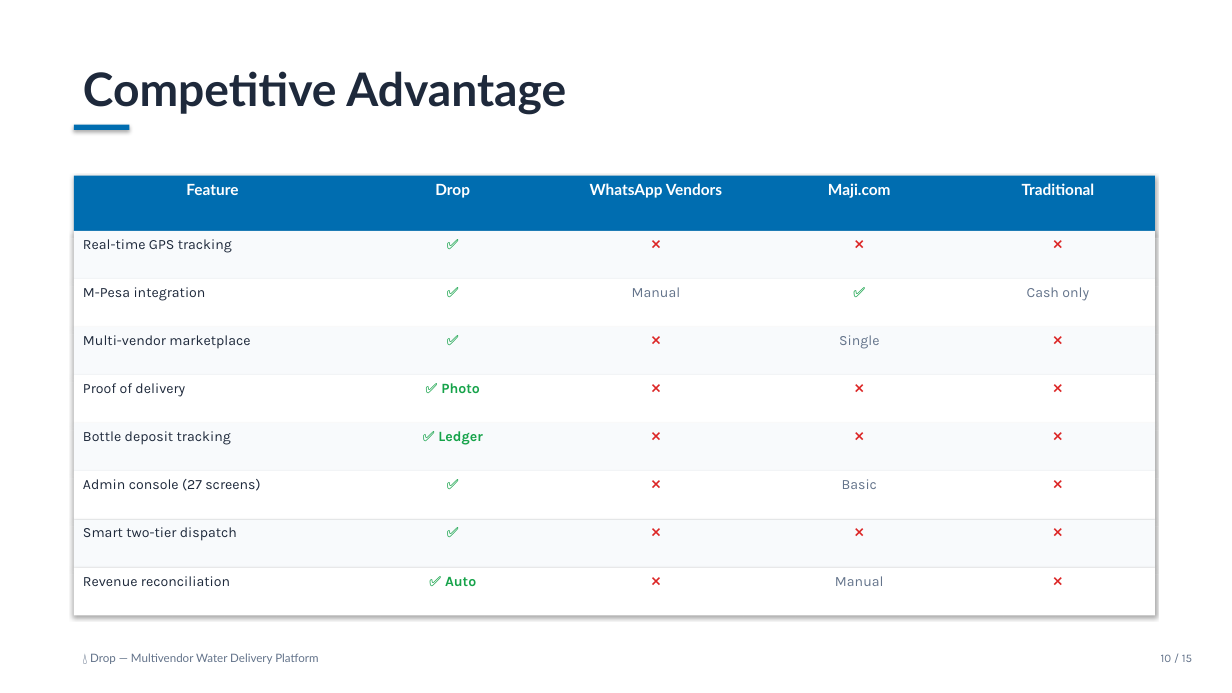
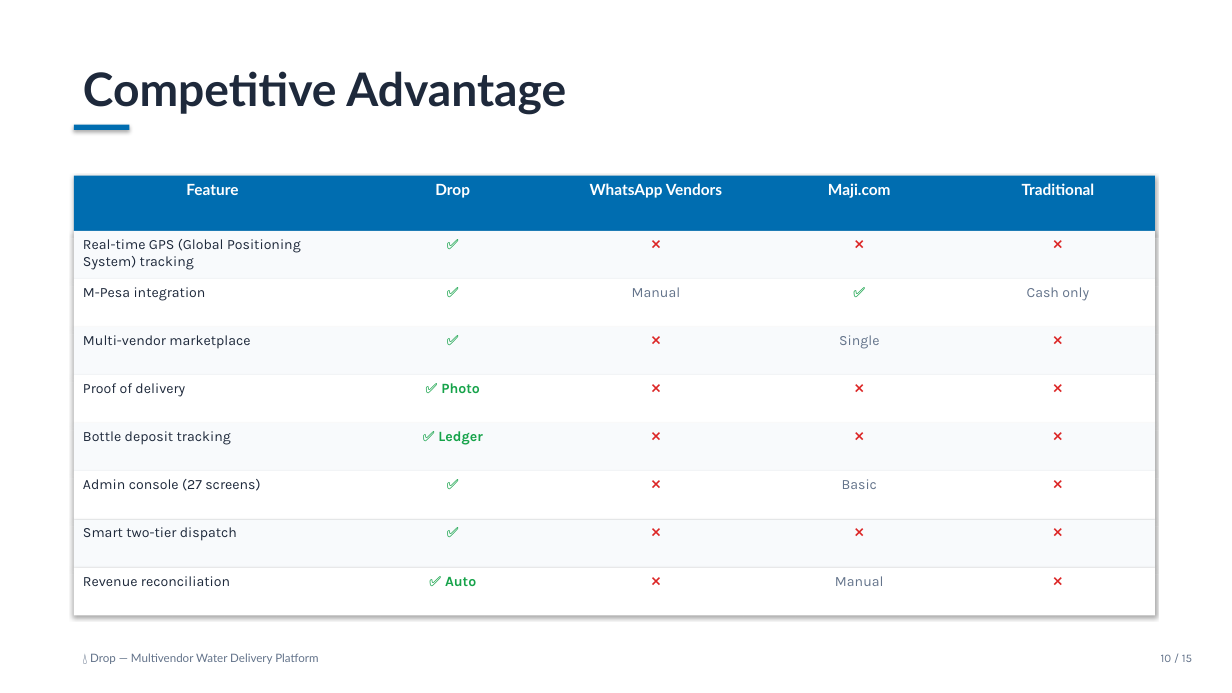
Before and after one commit to WinterJackson/drop-water-delivery-app, a slide deck: slide 10 of Drop_Pitch_Deck.pptx. Drawn at 1232x693 pixels with LibreOffice and Linux fonts; fonts in the diff are those of the drawing. Boxes give left, top, right and bottom in pixels: in the first picture for what was removed or moved away, otherwise in the second. Text is boxed around its words. In the diff, an @@ line names an element or a change of style, - is before the commit and + after.

```diff
--- a/Drop_Pitch_Deck.pptx
+++ b/Drop_Pitch_Deck.pptx
@@ text at [83,239,301,270]: text changed @@
-Real-time GPS tracking
+Real-time GPS (Global Positioning System) tracking
```
Also in this commit, not shown: 11 other slides changed.
